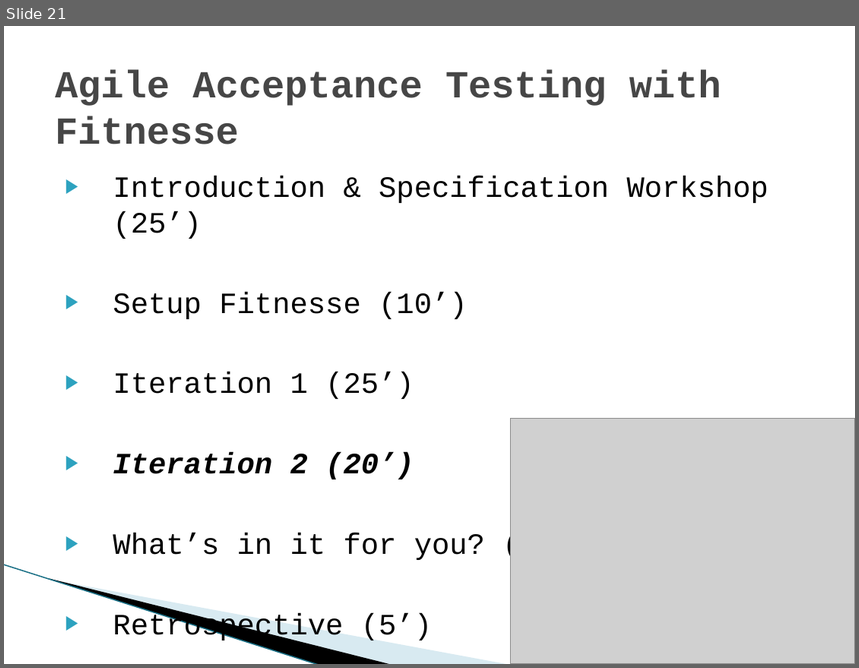
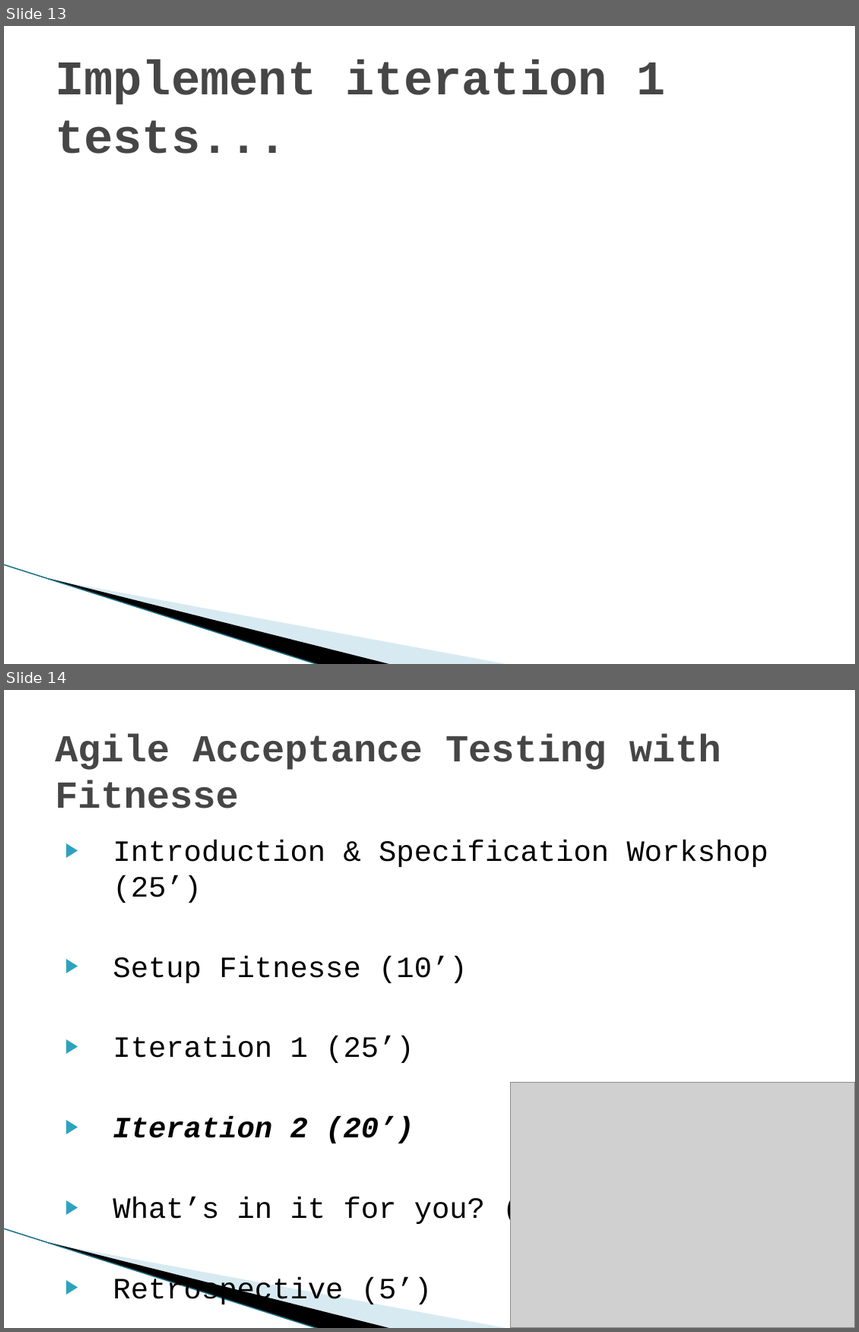
Before and after one commit to michelgrootjans/agileacceptancetesting, a slide deck: Slides/20090604_Ihc_AgileAcceptanceTesting.pptx. Shown one above the other, each under a label of ours: slide 21 before the commit, slides 13 and 14 after it. The pictures are 859x668 and 859x1332 pixels, drawn with LibreOffice and Linux fonts; fonts in the diff are those of the drawing; grey boxes stand for pictures; background and template pictures are left out. Boxes give left, top, right and bottom in pixels: in the first picture for what was removed or moved away, otherwise in the second. Text is boxed around its words. In the diff, an @@ line names an element or a change of style, - is before the commit and + after.

```diff
--- a/Slides/20090604_Ihc_AgileAcceptanceTesting.pptx
+++ b/Slides/20090604_Ihc_AgileAcceptanceTesting.pptx
@@ slide 13 added at [4, 26, 855, 664], background #FFFFFF; not listed: 3 template elements that a slide beside it also shows @@
@@ title added at [55, 60, 665, 154], 41 pt, text #464646, bold @@
+Implement iteration 1 tests...
@@ what was slide 21 is now slide 14 @@
```
Also in this commit, not shown: 5 slides changed, 4 other slides added, 6 slides removed, 3 other files.
